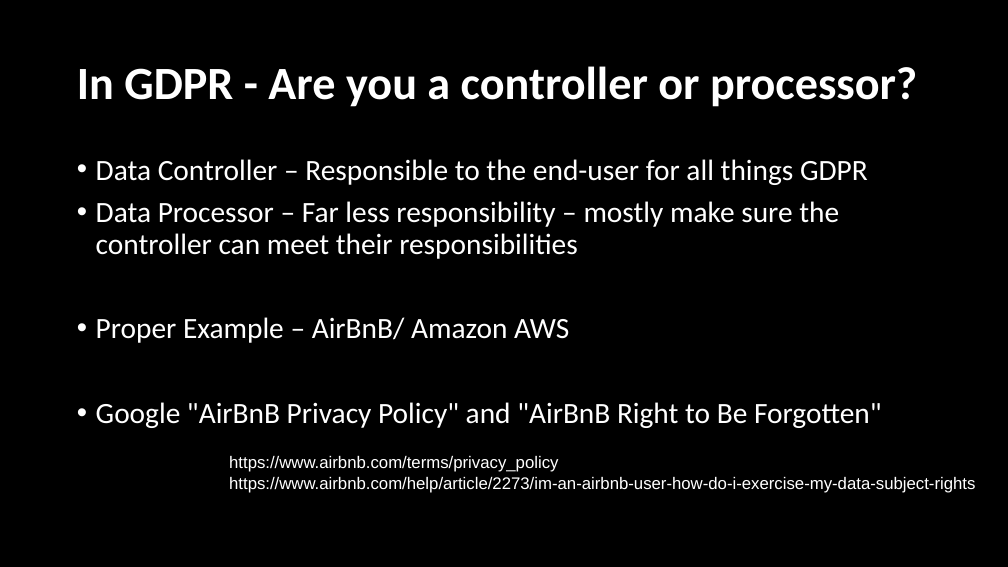
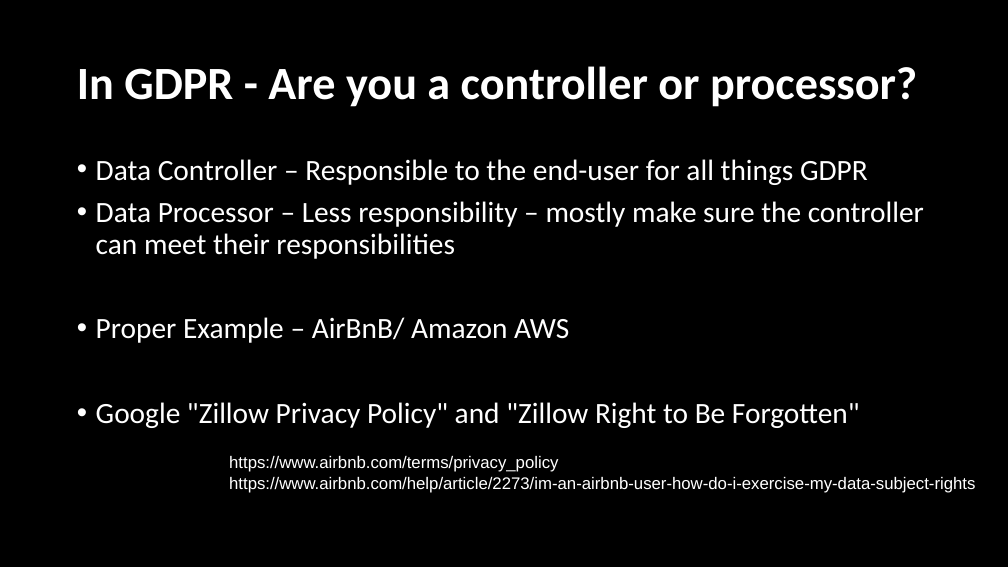
Before and after one commit to LearnerPrivacy/LearnerPrivacy.github.io, a slide deck: slide 13 of lectures/004-GDPR.pptx (slide 12 before the commit). Drawn at 1008x567 pixels with LibreOffice and Linux fonts; fonts in the diff are those of the drawing; background and template pictures are left out. Boxes give left, top, right and bottom in pixels: in the first picture for what was removed or moved away, otherwise in the second. Text is boxed around its words. In the diff, an @@ line names an element or a change of style, - is before the commit and + after.

```diff
--- a/lectures/004-GDPR.pptx
+++ b/lectures/004-GDPR.pptx
@@ text at (96, 201, 924, 259): text changed @@
-• Data Processor – Far less responsibility – mostly make sure the controller can meet their responsibilities
+• Data Processor – Less responsibility – mostly make sure the controller can meet their responsibilities
@@ text at (96, 402, 860, 428): text changed @@
-• Google "AirBnB Privacy Policy" and "AirBnB Right to Be Forgotten"
+• Google "Zillow Privacy Policy" and "Zillow Right to Be Forgotten"
```
Also in this commit, not shown: 13 other slides changed, 1 slide added, 2 slides removed, 6 other files.
